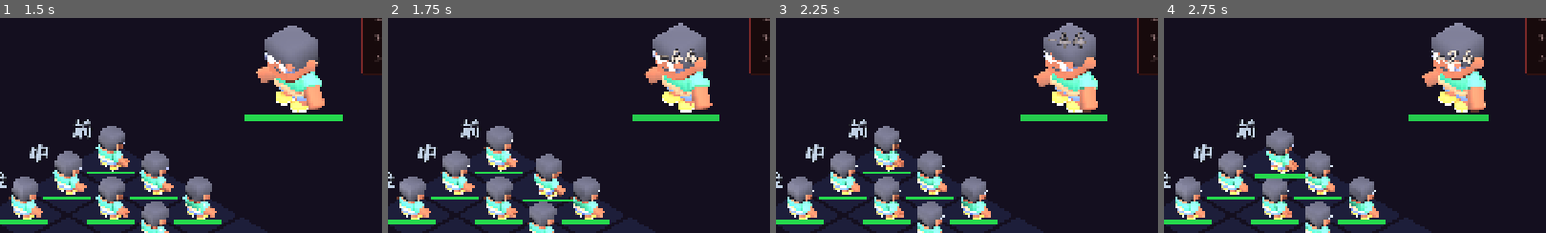
Above: before the commit, frames 1-4 (left to right).
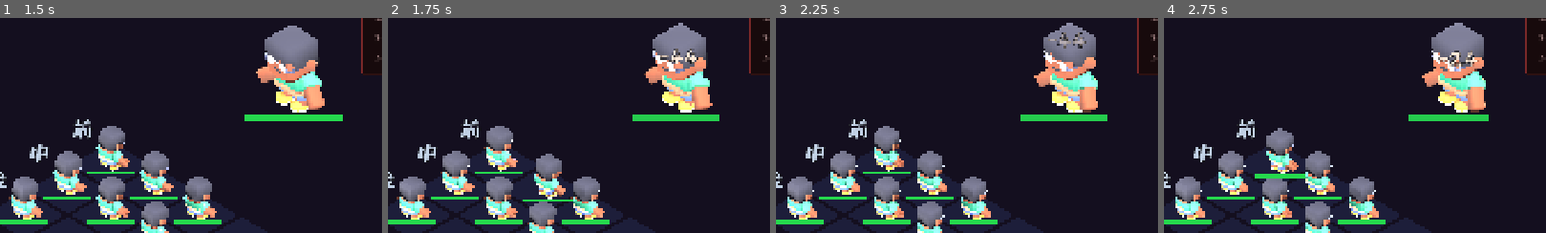
Above: after the commit, the same moments.

Repository: tamagoyaki42dev/tamagoyaki-game
Game: Godot game, scene res://scenes/formation.tscn
The game is run twice, just before and just after one commit, with the same random seed, the same clock (stepped at 60 frames per second) and the same inputs.
Inputs (mouse positions are % of the whole screen's width and height, from its top left):
- Up to frame 1 (1.5 s): click "遠征開始" at 0.5 s; tap Enter at 1.25 s; move the mouse to (72, 45) at 1.27 s; hold Shift from 1.28 s (still down); click (72, 45) at 1.42 s
- Up to frame 2 (1.75 s): keep holding Shift
- Up to frame 3 (2.25 s): release Shift at 2 s; drag from (30, 55) to (45, 70) at 2.02 s
- Up to frame 4 (2.75 s): no input
The pictures show only the part of the screen within x 10-60%, y 20-70%; the shares and areas given below are measured in that part.

Frame 1 is identical in both runs. In frame 2, 0.2% of the frame differs, in the area x 71-81%, y 14-22%; in frame 3, 0.1%; in frame 4, 0.5%, in the area x 71-83%, y 14-23%.

Commit message:
[skip-sns] battle_scene.gd 設計負債解消：Tweenヘルパー抽出・while ループ変換・heal_batch_gap 回帰バグ修正
Co-Authored-By: Claude Sonnet 4.6 <noreply@anthropic.com>

Diff:
--- a/scripts/battle/battle_scene.gd
+++ b/scripts/battle/battle_scene.gd
@@ -1,7 +1,8 @@
 class_name BattleScene
 extends Node
 
-const CHAR_PATH := "res://assets/characters/kenney/character-male-a.glb"
+const CHAR_PATH  := "res://assets/characters/kenney/character-male-a.glb"
+const NEXT_SCENE := "res://scenes/formation.tscn"
 
 const HP_YELLOW_THRESHOLD := 0.5
 const HP_RED_THRESHOLD    := 0.25
@@ -81,6 +82,9 @@
 
 # ローテーション
 @export var rotate_duration: float     = 0.55   # s
+
+# 戦闘終了
+@export var battle_end_delay: float    = 2.5    # s
 
 # 戦場グリッド表示
 @export var grid_cell_size: Vector2      = Vector2(1.85, 1.85)
@@ -293,7 +297,7 @@
 	lbl.position = pos
 	return lbl
 
-func _spawn_damage_label(pos: Vector3, text: String, color: Color) -> void:
+func _spawn_floating_label(pos: Vector3, text: String, color: Color) -> void:
 	var lbl := _make_label3d(text, dmg_font_size, dmg_pixel_size, color)
 	lbl.outline_size = 6
 	lbl.outline_modulate = Color(0.0, 0.0, 0.0, 0.85)
@@ -340,21 +344,24 @@
 	lbl.scale = Vector3.ZERO
 	return lbl
 
+func _animate_floating_label(lbl: Label3D, rise: float, duration: float) -> void:
+	var tw := create_tween().set_parallel(true)
+	tw.tween_property(lbl, "scale", Vector3.ONE, 0.1).set_ease(Tween.EASE_OUT)
+	tw.tween_property(lbl, "position",
+		lbl.position + Vector3(0.0, rise, 0.0), duration).set_ease(Tween.EASE_OUT)
+	tw.tween_property(lbl, "modulate:a", 0.0,
+		duration * 0.55).set_delay(duration * 0.45)
+	await get_tree().create_timer(duration + 0.1).timeout
+	if is_instance_valid(lbl):
+		lbl.queue_free()
+
 func _spawn_atk_support_label(pos: Vector3) -> void:
 	var lbl := BattleScene._make_support_label(
 		"ATK Up", pos, supp_font_size, dmg_pixel_size, supp_label_color, supp_label_offset)
 	if _label_font:
 		lbl.font = _label_font
 	_characters.add_child(lbl)
-	var tw := create_tween().set_parallel(true)
-	tw.tween_property(lbl, "scale", Vector3.ONE, 0.1).set_ease(Tween.EASE_OUT)
-	tw.tween_property(lbl, "position",
-		lbl.position + Vector3(0.0, supp_rise, 0.0), supp_duration).set_ease(Tween.EASE_OUT)
-	tw.tween_property(lbl, "modulate:a", 0.0,
-		supp_duration * 0.55).set_delay(supp_duration * 0.45)
-	await get_tree().create_timer(supp_duration + 0.1).timeout
-	if is_instance_valid(lbl):
-		lbl.queue_free()
+	_animate_floating_label(lbl, supp_rise, supp_duration)
 
 func _spawn_def_support_label(pos: Vector3) -> void:
 	var lbl := BattleScene._make_support_label(
@@ -362,15 +369,7 @@
 	if _label_font:
 		lbl.font = _label_font
 	_characters.add_child(lbl)
-	var tw := create_tween().set_parallel(true)
-	tw.tween_property(lbl, "scale", Vector3.ONE, 0.1).set_ease(Tween.EASE_OUT)
-	tw.tween_property(lbl, "position",
-		lbl.position + Vector3(0.0, def_rise, 0.0), def_duration).set_ease(Tween.EASE_OUT)
-	tw.tween_property(lbl, "modulate:a", 0.0,
-		def_duration * 0.55).set_delay(def_duration * 0.45)
-	await get_tree().create_timer(def_duration + 0.1).timeout
-	if is_instance_valid(lbl):
-		lbl.queue_free()
+	_animate_floating_label(lbl, def_rise, def_duration)
 
 func _make_bg_bar() -> MeshInstance3D:
 	var mi := MeshInstance3D.new()
@@ -509,7 +508,7 @@
 	if ch_t:
 		var dmg_text := "-%d" % dmg if dmg > 0 else "0"
 		var dmg_color := Color(1.0, 0.85, 0.15) if is_crit else Color(1.0, 0.92, 0.85)
-		_spawn_damage_label(ch_t.global_position, dmg_text, dmg_color)
+		_spawn_floating_label(ch_t.global_position, dmg_text, dmg_color)
 		if is_crit:
 			_spawn_critical_label(ch_t.global_position)
 		_update_hp_bar(target)
@@ -545,7 +544,7 @@
 	var ch: Node3D = _unit_nodes.get(unit) as Node3D
 	if ch:
 		var text := "+%d" % amount if amount > 0 else "MAX"
-		_spawn_damage_label(ch.global_position, text, heal_label_color)
+		_spawn_floating_label(ch.global_position, text, heal_label_color)
 		_do_flash(ch, heal_flash_color, heal_flash_duration)
 
 func _on_rotated() -> void:
@@ -600,31 +599,30 @@
 		_process_row_heal_queue()
 
 func _process_row_heal_queue() -> void:
-	if _row_heal_queue.is_empty():
-		_row_heal_animating = false
-		_row_heal_units.clear()
-		_manager.row_heal_anim_done.emit()  # 全バッチ完了 → マネージャーのawaitを解除
-		return
 	_row_heal_animating = true
-	var entries: Array = _row_heal_queue.pop_front()
-	var sorted: Array = entries.duplicate()
-	sorted.sort_custom(func(a: Dictionary, b: Dictionary) -> bool:
-		return (a["unit"] as BattleUnit).col > (b["unit"] as BattleUnit).col)
-	for e: Dictionary in sorted:
-		var unit: BattleUnit = e["unit"] as BattleUnit
-		var amount: int = e["amount"] as int
-		var ch: Node3D = _unit_nodes.get(unit) as Node3D
-		if ch:
-			var text := "+%d" % amount if amount > 0 else "MAX"
-			_spawn_damage_label(ch.global_position, text, heal_label_color)
-			_do_flash(ch, heal_flash_color, heal_flash_duration)
-		await get_tree().create_timer(heal_row_stagger).timeout
-	await get_tree().create_timer(heal_batch_gap).timeout
-	_process_row_heal_queue()
+	while not _row_heal_queue.is_empty():
+		var entries: Array = _row_heal_queue.pop_front()
+		var sorted: Array = entries.duplicate()
+		sorted.sort_custom(func(a: Dictionary, b: Dictionary) -> bool:
+			return (a["unit"] as BattleUnit).col > (b["unit"] as BattleUnit).col)
+		for e: Dictionary in sorted:
+			var unit: BattleUnit = e["unit"] as BattleUnit
+			var amount: int = e["amount"] as int
+			var ch: Node3D = _unit_nodes.get(unit) as Node3D
+			if ch:
+				var text := "+%d" % amount if amount > 0 else "MAX"
+				_spawn_floating_label(ch.global_position, text, heal_label_color)
+				_do_flash(ch, heal_flash_color, heal_flash_duration)
+			await get_tree().create_timer(heal_row_stagger).timeout
+		if not _row_heal_queue.is_empty():
+			await get_tree().create_timer(heal_batch_gap).timeout
+	_row_heal_animating = false
+	_row_heal_units.clear()
+	_manager.row_heal_anim_done.emit()
 
 func _on_battle_ended(_won: bool, _loot: Array) -> void:
-	await get_tree().create_timer(2.5).timeout
-	get_tree().change_scene_to_file("res://scenes/formation.tscn")
+	await get_tree().create_timer(battle_end_delay).timeout
+	get_tree().change_scene_to_file(NEXT_SCENE)
 
 func _unhandled_input(event: InputEvent) -> void:
 	if event is InputEventKey and (event as InputEventKey).keycode == KEY_F12 \
Not shown, changed: CLAUDE.md
Not shown, changed: devlog/2026-06-20.md
